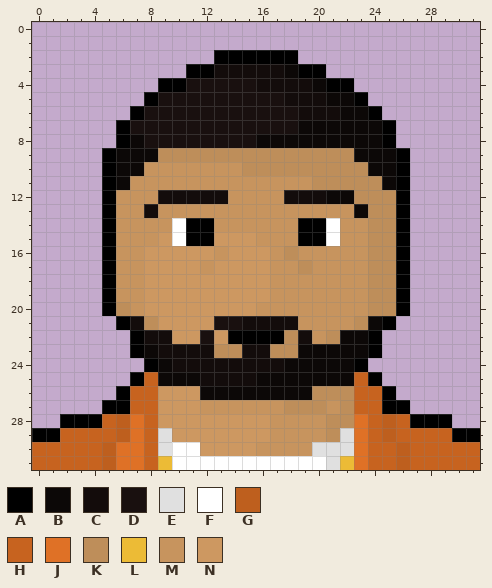
One commit to this pixel-art sprite: Assets/Sprites/Characters/profiles/drakeprofile.png. The picture above was drawn from the file before the commit.
The file is 32x32 pixels. Colours within 5 levels of each other are drawn and written as one.
Palette (. is transparent): A #000000  B #0c0807  C #130c0b  D #19100f  E #e0e0e0  F #ffffff  G #be5f1e  H #c7631f  J #df7126  K #be8e5a  L #ecbb36  M #c7945e  N #cd9861
Pixels before, first column x 0:
 2 .............AAAAAA.............
 3 ...........AACCCCCBAA...........
 4 .........AADDDDDCCCCBAA.........
 5 ........ADDDDDDDDDCCCBBA........
 6 .......ADDDDDDDDDDDCCCBBA.......
 7 ......ADDDDDDDDDDDDBBBBBBA......
 8 ......ABDDDDDDDDBBBBBBBBBA......
 9 .....ABBBKKKKKKKKKKKKKKBBBA.....
10 .....ABBMMMMMMMKKKKKKKKKBBA.....
11 .....ABMMMMMMMMMMMMMKKKKKBA.....
12 .....AMMMCCCCCMMMMCCCBBKKKA.....
13 .....AMMCMMMMMMMMMMMMMMBKKA.....
14 .....AMMMMFAAMMMMMMAAFMMKKA.....
15 .....AMMMNFAANNNMMMAAFMMKKA.....
16 .....AMMNNNNNMNNNMKMMMMMKKA.....
17 .....AMMNNNNMNNNNMMKMMMMKKA.....
18 .....AMMNNNNNNNNNMMMMMMMKKA.....
19 .....AMMNNNNNNNNNMMMMMMMKKA.....
20 .....AKMNNNNNNNNMMMMMMMMKKA.....
21 ......ACKNNNNDDCCCCMMMMKBA......
22 .......ACCNNDNAAAAKCMKBBA.......
23 .......ABCCCCKKCCKKBBBBBA.......
24 ........ABCCCCCCCCBBBBBA........
25 .......AHBBBCCCCBBBBBBBHA.......
26 ......AHHNNNBBBBBBBBKKKHHA......
27 .....AAHHNNNMMMMMMKKKMKHHAA.....
28 ..AAAHGJHNNNNNNNNMMMMKKJHGHAAA..
29 AAHHHHGJHENNNNNNNMMMMKEJHGHHHHAA
30 HHHHHGJJHEFFNNNNMMMMEEEJHHGHHHHH
31 HHHHHGJJHLFFFFFFFFFFFELJHHGHHHHH
After the commit:
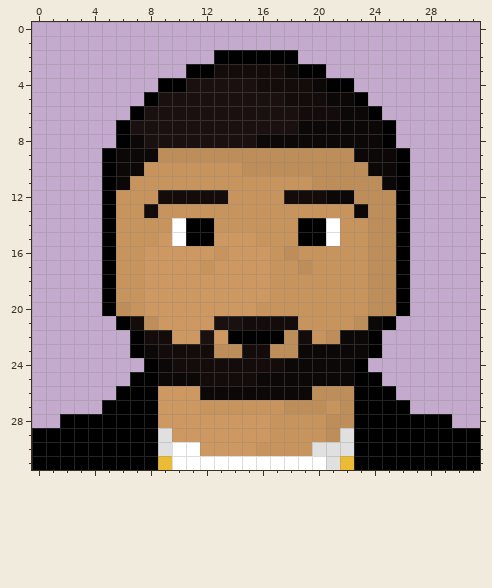
Changes in this commit:
y 25: x 8 H -> A; x 23 H -> A
y 26..27: x 7..8 HH -> AA; x 23..24 HH -> AA
y 28: x 5..8 HGJH -> AAAA; x 23..26 JHGH -> AAAA
y 29: x 2..8 HHHHGJH -> AAAAAAA; x 23..29 JHGHHHH -> AAAAAAA
y 30..31: x 0..8 HHHHHGJJH -> AAAAAAAAA; x 23..31 JHHGHHHHH -> AAAAAAAAA
Where, in picture pixels (left, top, right, bottom), the same in both pictures:
changed: (32, 372, 158, 470)
changed: (354, 372, 480, 470)
